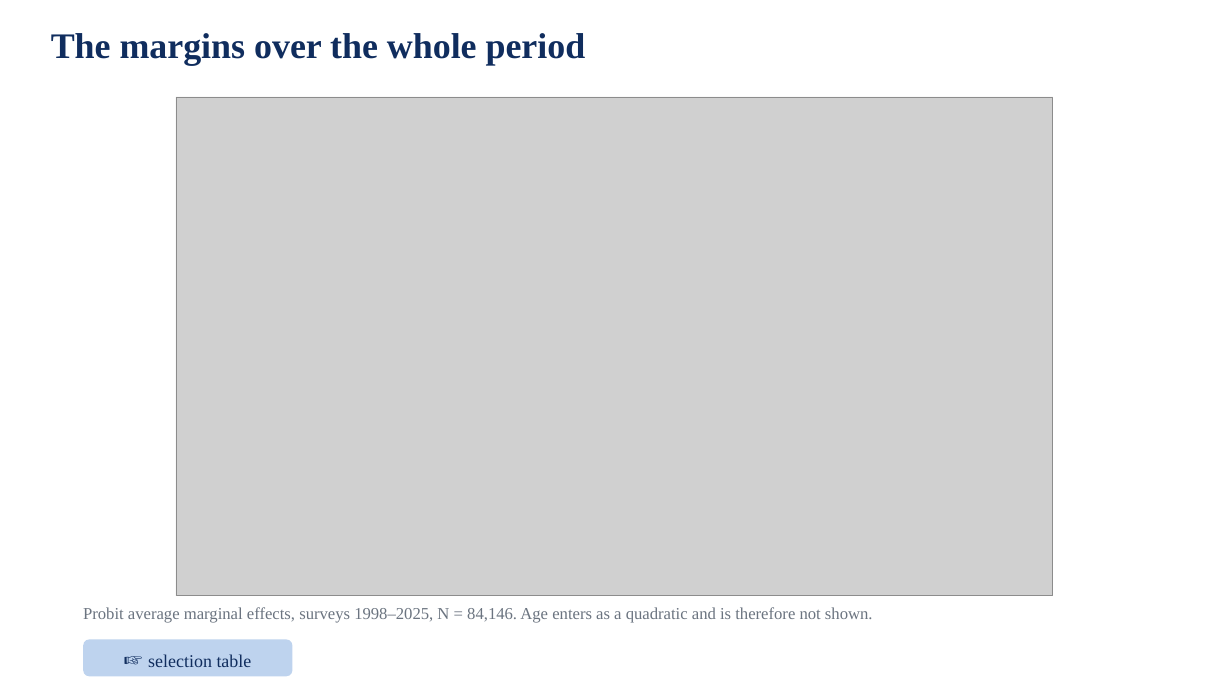
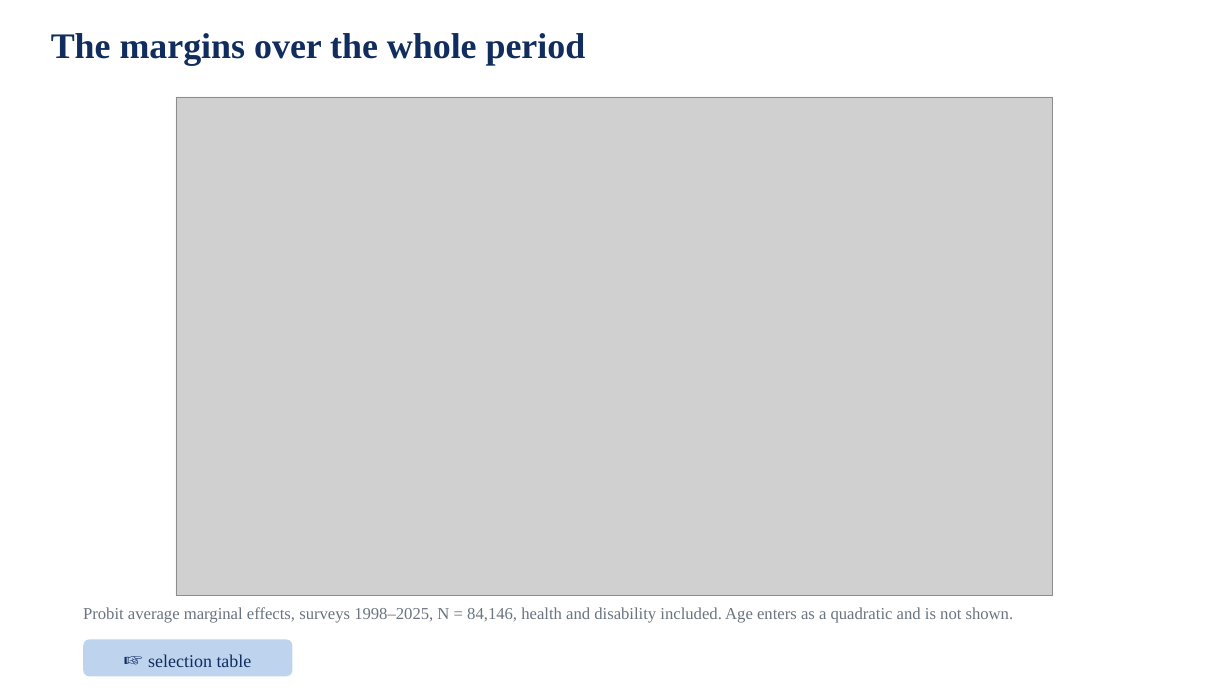
Before and after one commit to jedr1-ship-it/Alternative-Pathways----Quant, a slide deck: slide 2 of report/data_cluster/selection_slides.pptx. Drawn at 1232x693 pixels with LibreOffice and Linux fonts; fonts in the diff are those of the drawing; grey boxes stand for pictures. Boxes give left, top, right and bottom in pixels: in the first picture for what was removed or moved away, otherwise in the second. Text is boxed around its words. In the diff, an @@ line names an element or a change of style, - is before the commit and + after.

```diff
--- a/report/data_cluster/selection_slides.pptx
+++ b/report/data_cluster/selection_slides.pptx
@@ text at bbox=[83, 607, 1014, 622]: text changed @@
-Probit average marginal effects, surveys 1998–2025, N = 84,146. Age enters as a quadratic and is therefore not shown.
+Probit average marginal effects, surveys 1998–2025, N = 84,146, health and disability included. Age enters as a quadratic and is not shown.
```
Also in this commit, not shown: 1 other slide changed.
